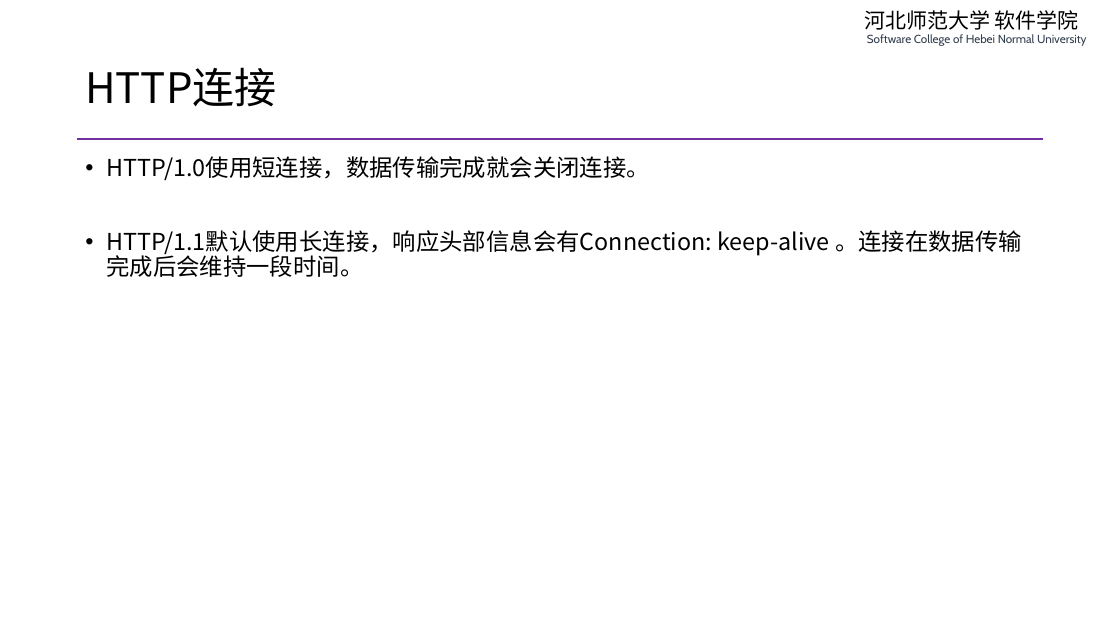
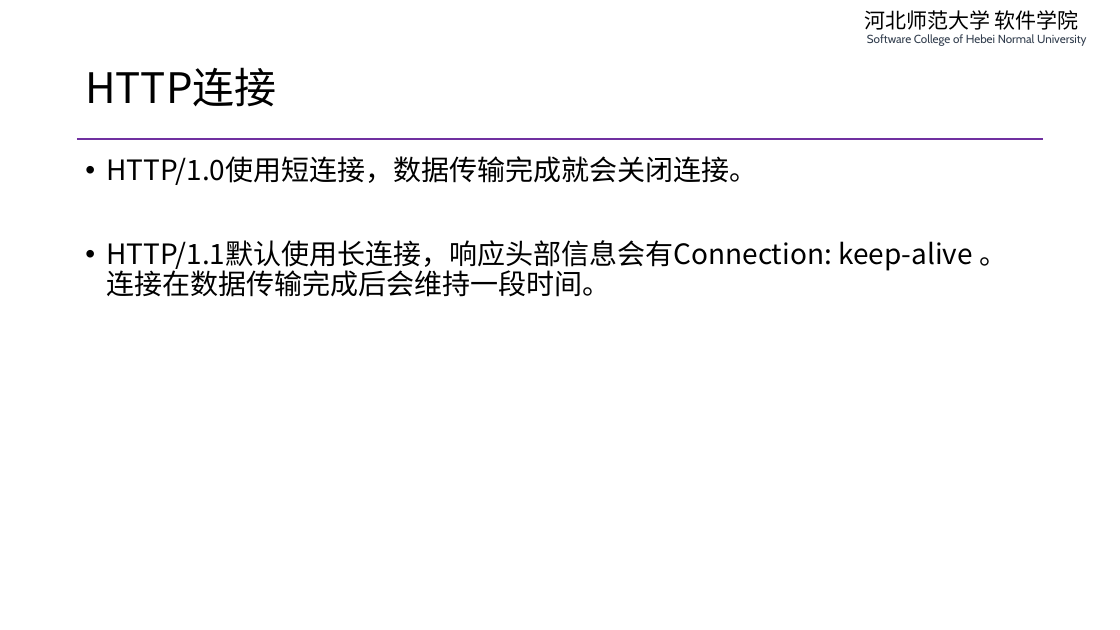
Before and after one commit to edu2act/course-php-serverside-development-on-linux, a slide deck: slide 5 of materials/slides/ch09-swoole-and-websocket.pptx. Drawn at 1120x630 pixels with LibreOffice and Linux fonts; fonts in the diff are those of the drawing. Boxes give left, top, right and bottom in pixels: in the first picture for what was removed or moved away, otherwise in the second. Text is boxed around its words. In the diff, an @@ line names an element or a change of style, - is before the commit and + after.

```diff
--- a/materials/slides/ch09-swoole-and-websocket.pptx
+++ b/materials/slides/ch09-swoole-and-websocket.pptx
@@ text "HTTP/1.0使用短连接，数据传输完成就会关闭连接。" at (x1=106, y1=156, x2=1007, y2=297): size 20 to 24 pt @@
```
Also in this commit, not shown: 9 other slides changed, 5 other files.
